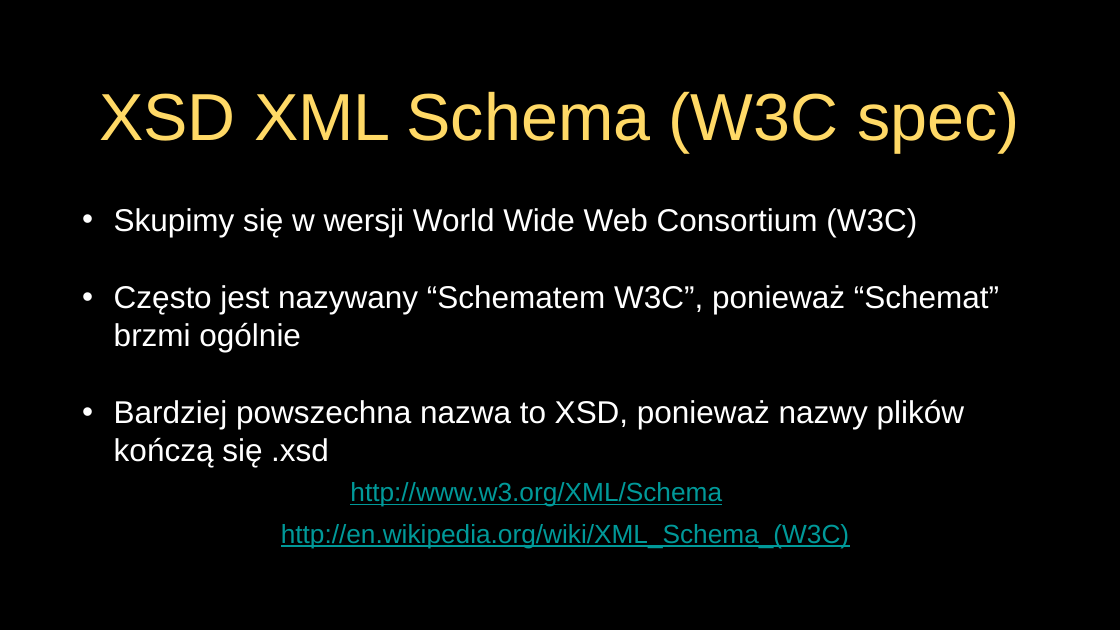
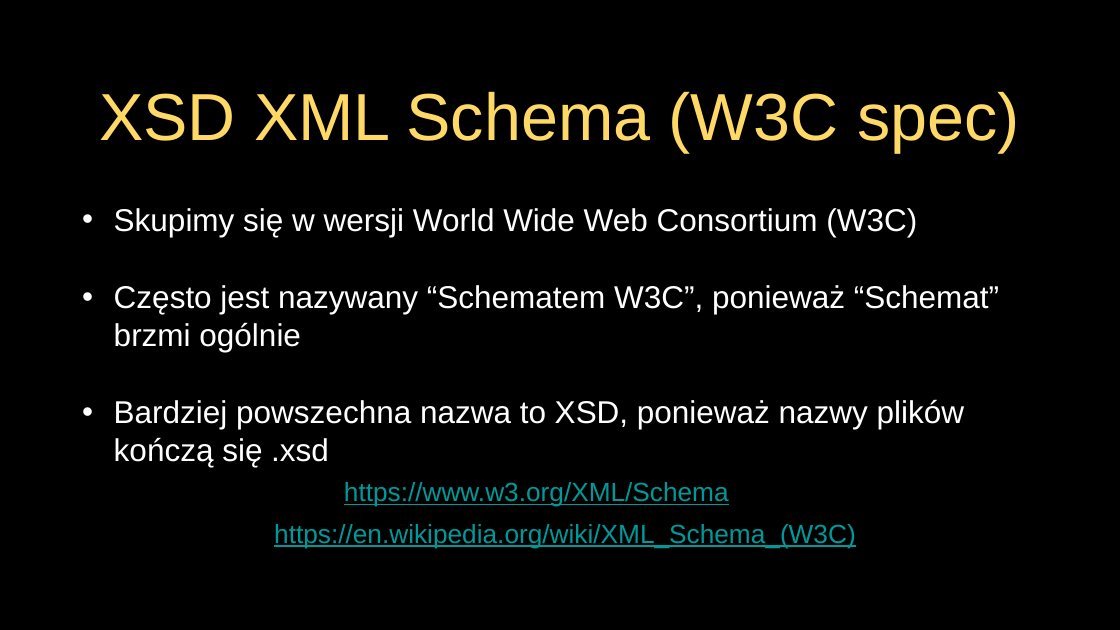
Before and after one commit to andre-wojtowicz/py4e-pl, a slide deck: slide 20 of lectures3/Pythonlearn-13-WebServices.pptx. Drawn at 1120x630 pixels with LibreOffice and Linux fonts; fonts in the diff are those of the drawing. Boxes give left, top, right and bottom in pixels: in the first picture for what was removed or moved away, otherwise in the second. Text is boxed around its words. In the diff, an @@ line names an element or a change of style, - is before the commit and + after.

```diff
--- a/lectures3/Pythonlearn-13-WebServices.pptx
+++ b/lectures3/Pythonlearn-13-WebServices.pptx
@@ text at box(344, 482, 729, 507): text changed @@
-http://www.w3.org/XML/Schema
+https://www.w3.org/XML/Schema
@@ text at box(274, 524, 856, 549): text changed @@
-http://en.wikipedia.org/wiki/XML_Schema_(W3C)
+https://en.wikipedia.org/wiki/XML_Schema_(W3C)
```
Also in this commit, not shown: 27 other slides changed, 8 slides added, 8 slides removed, 39 other files.
